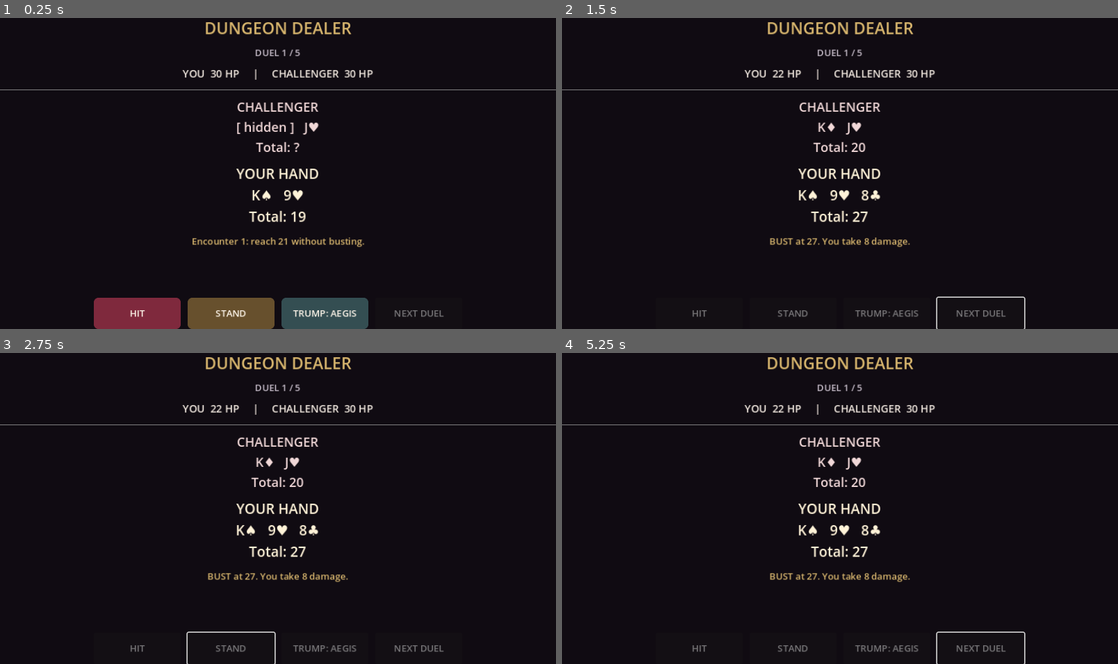
Above: before the commit, frames 1-4 (two rows, left to right).
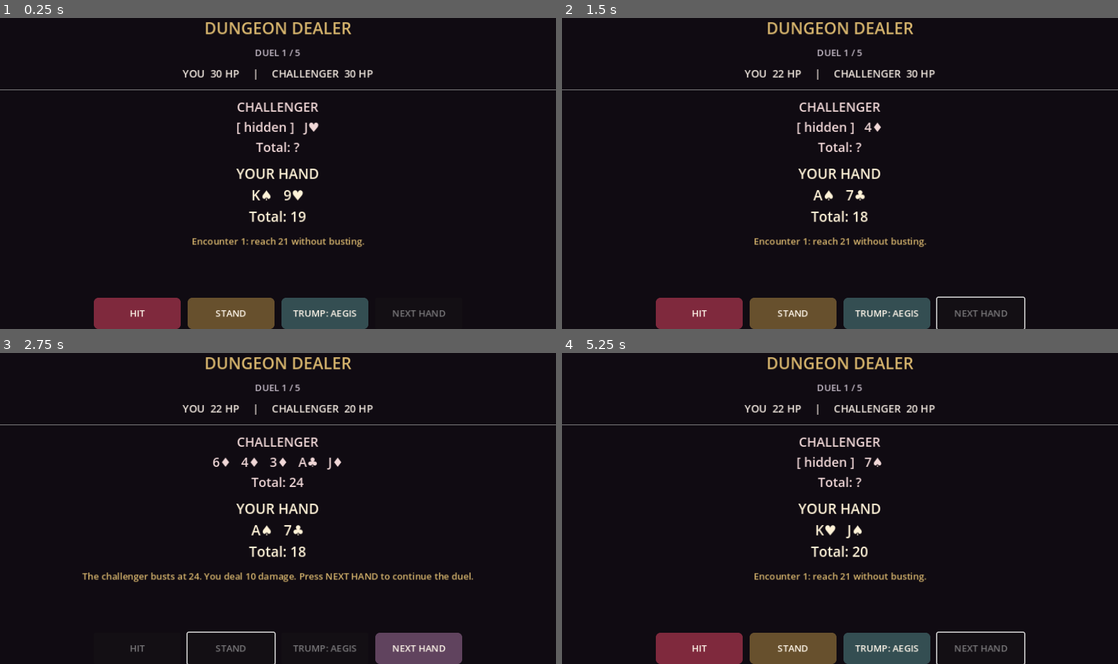
Above: after the commit, the same moments.

Repository: kage049754/manusgame
Game: Godot game, scene res://scenes/main.tscn
The game is run twice, just before and just after one commit, with the same random seed, the same clock (stepped at 60 frames per second) and the same inputs.
Inputs (mouse positions are in pixels of both pictures, inside the frame that each line leads up to):
- Up to frame 1 (0.25 s): no input
- Up to frame 2 (1.5 s): click "HIT" at 0.5 s; click (979, 313) at 1.25 s, where only the run after the commit has a clickable "NEXT HAND"
- Up to frame 3 (2.75 s): click (233, 648) at 2 s, where only the run after the commit has a clickable "STAND"
- Up to frame 4 (5.25 s): click (979, 648) at 2.75 s, where only the run after the commit has a clickable "NEXT HAND"; click (884, 648) at 3.5 s, where only the run after the commit has a clickable "TRUMP: AEGIS"; click (701, 648) at 4.25 s, where only the run after the commit has a clickable "HIT"; click (979, 648) at 5 s, where only the run after the commit has a clickable "NEXT HAND"

The runs differ from the first frame. In frame 1, 0.1% of the frame differs, in the area x 70-81%, y 93-97%; in frame 2, 6.1%; in frame 3, 3.3%; in frame 4, 6.1%, in the area x 16-81%, y 16-100%.

Commit message:
Fix hand progression after non-lethal results

Diff:
--- a/scripts/main.gd
+++ b/scripts/main.gd
@@ -119,12 +119,15 @@
 
 func _start_encounter() -> void:
 	run_over = false
+	_build_deck()
+	_start_hand()
+
+func _start_hand() -> void:
 	round_active = true
 	shield = 0
 	trump_ready = true
 	player_hand.clear()
 	enemy_hand.clear()
-	_build_deck()
 	_draw_to(player_hand, 2)
 	_draw_to(enemy_hand, 2)
 	status_text = "Encounter %d: reach 21 without busting." % encounter
@@ -190,6 +193,8 @@
 		player_hp = maxi(0, player_hp - damage)
 		status_text = "BUST at %d. You take %d damage." % [total, damage]
 		_check_run_end(false)
+		if not run_over:
+			status_text += " Press NEXT HAND to continue the duel."
 	_refresh()
 
 func _on_stand() -> void:
@@ -217,6 +222,8 @@
 	else:
 		status_text = "Push: both hands total %d. No damage." % player_total
 	_check_run_end(enemy_hp <= 0)
+	if not run_over and enemy_hp > 0 and player_hp > 0:
+		status_text += " Press NEXT HAND to continue the duel."
 	_refresh()
 
 func _on_trump() -> void:
@@ -242,18 +249,20 @@
 
 func _on_next() -> void:
 	if run_over:
-		if player_hp <= 0 or encounter >= MAX_ENCOUNTERS:
-			encounter = 1
-			player_hp = STARTING_HP
-			enemy_hp = STARTING_HP
-			_start_encounter()
-		return
-	if round_active or enemy_hp > 0:
-		return
-	encounter += 1
-	enemy_hp = STARTING_HP + (encounter - 1) * 6
-	player_hp = mini(STARTING_HP, player_hp + 5)
-	_start_encounter()
+		encounter = 1
+		player_hp = STARTING_HP
+		enemy_hp = STARTING_HP
+		_start_encounter()
+		return
+	if round_active:
+		return
+	if enemy_hp <= 0:
+		encounter += 1
+		enemy_hp = STARTING_HP + (encounter - 1) * 6
+		player_hp = mini(STARTING_HP, player_hp + 5)
+		_start_encounter()
+	else:
+		_start_hand()
 
 func _refresh() -> void:
 	encounter_label.text = "DUEL %d / %d" % [encounter, MAX_ENCOUNTERS]
@@ -265,5 +274,5 @@
 	hit_button.disabled = not round_active or run_over
 	stand_button.disabled = not round_active or run_over
 	trump_button.disabled = not round_active or run_over or not trump_ready
-	next_button.disabled = round_active or (enemy_hp > 0 and not run_over)
-	next_button.text = "RESTART RUN" if run_over else "NEXT DUEL"
+	next_button.disabled = round_active
+	next_button.text = "RESTART RUN" if run_over else ("NEXT DUEL" if enemy_hp <= 0 else "NEXT HAND")
